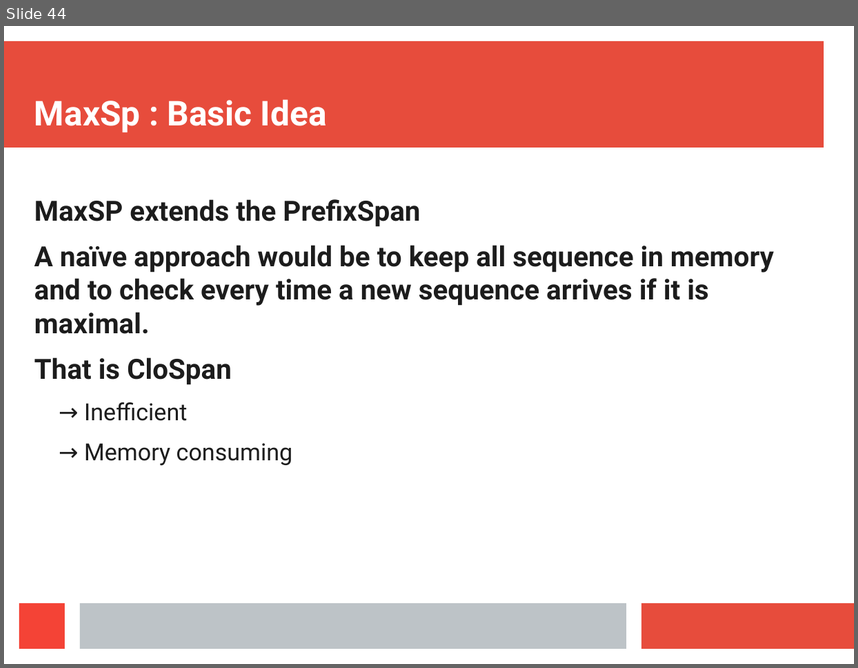
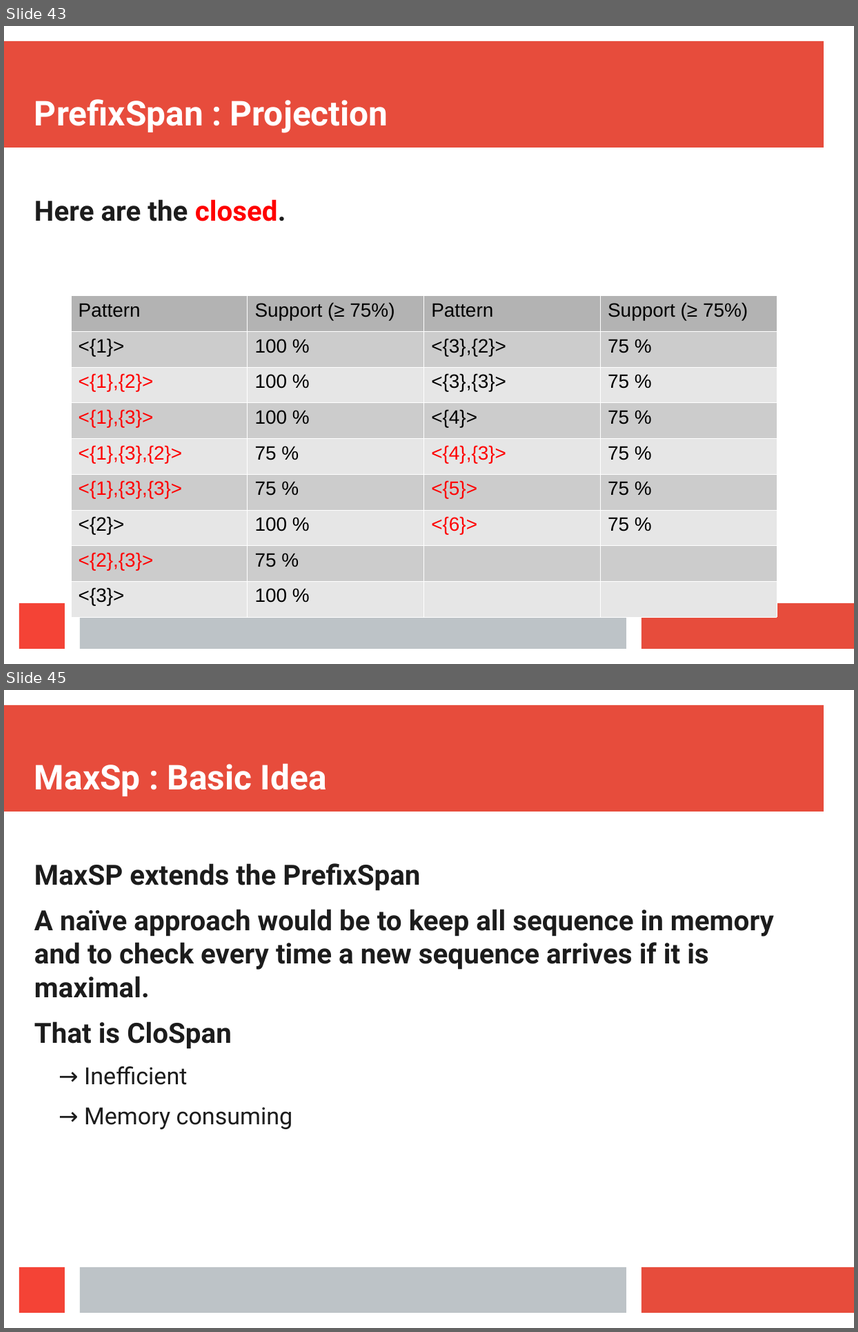
Before and after one commit to Symeon94/iaseminar, a slide deck: presentation/Presentation.odp. Shown one above the other, each under a label of ours: slide 44 before the commit, slides 43 and 45 after it; the slides between them are not shown. The pictures are 858x668 and 858x1332 pixels, drawn with LibreOffice and Linux fonts; fonts in the diff are those of the drawing. Boxes give left, top, right and bottom in pixels: in the first picture for what was removed or moved away, otherwise in the second. Text is boxed around its words. In the diff, an @@ line names an element or a change of style, - is before the commit and + after.

```diff
--- a/presentation/Presentation.odp
+++ b/presentation/Presentation.odp
@@ slide 43 added at (4, 26, 854, 664), background #FFFFFF; not listed: 4 template elements that a slide beside it also shows @@
@@ title added at (34, 99, 388, 133), 32 pt, text #FFFFFF, bold @@
+PrefixSpan : Projection
@@ text added at (34, 199, 286, 221), 26 pt, text #1C1C1C, bold @@
+Here are the closed.
@@ table added at (71, 295, 777, 616), 9 rows, 4 columns @@
+Pattern | Support (≥ 75%) | Pattern | Support (≥ 75%)
+<{1}> | 100 % | <{3},{2}> | 75 %
+<{1},{2}> | 100 % | <{3},{3}> | 75 %
+<{1},{3}> | 100 % | <{4}> | 75 %
+<{1},{3},{2}> | 75 % | <{4},{3}> | 75 %
+<{1},{3},{3}> | 75 % | <{5}> | 75 %
+<{2}> | 100 % | <{6}> | 75 %
+<{2},{3}> | 75 % |  | 
+<{3}> | 100 % |  | 
@@ what was slide 44 is now slide 45 @@
```
Also in this commit, not shown: 27 slides changed.
